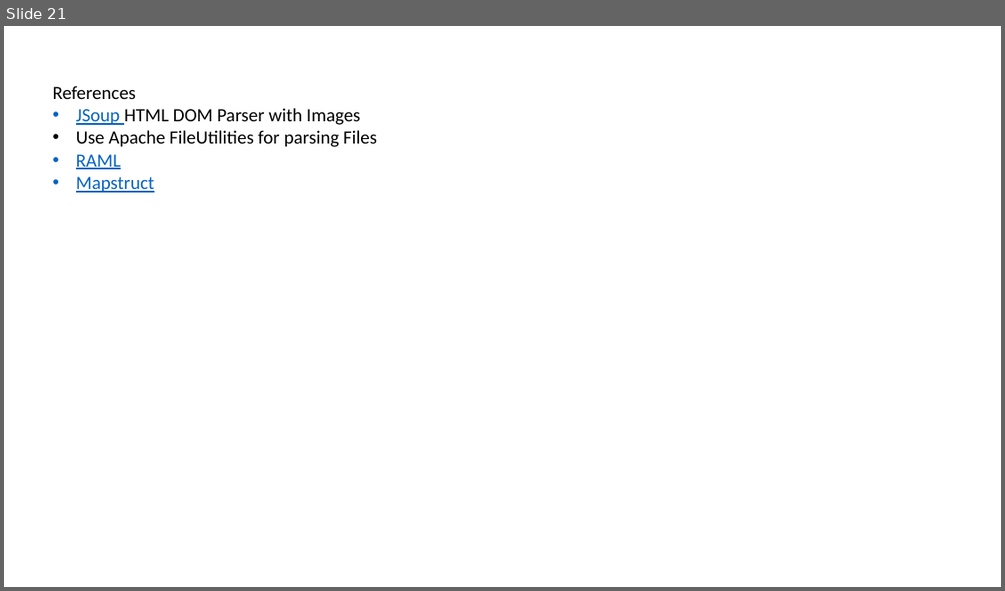
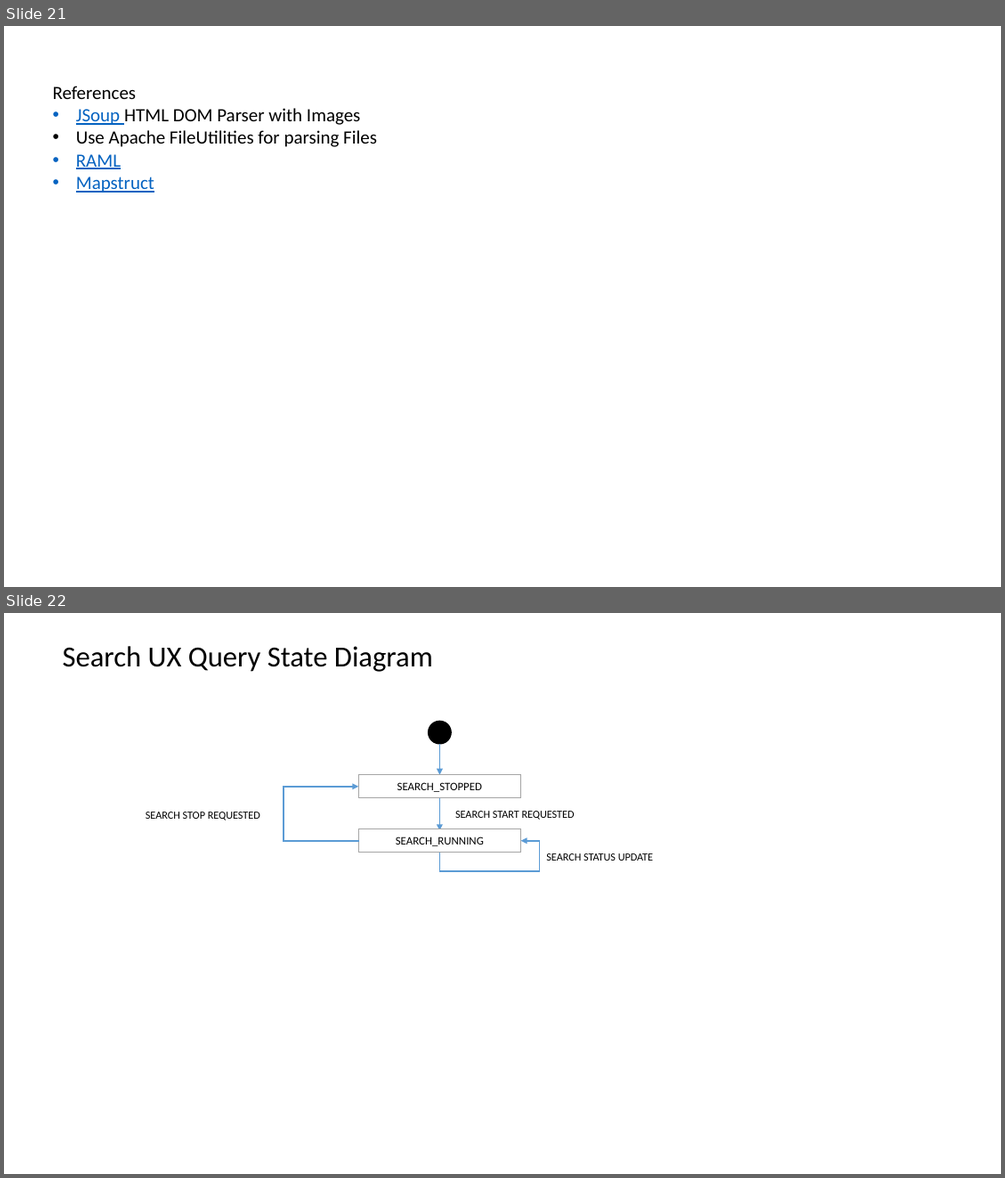
Before and after one commit to datim/squid, a slide deck: docs/design.pptx. Shown one above the other, each under a label of ours: slide 21 before the commit, slides 21 and 22 after it. The pictures are 1005x591 and 1005x1178 pixels, drawn with LibreOffice and Linux fonts; fonts in the diff are those of the drawing. Boxes give left, top, right and bottom in pixels: in the first picture for what was removed or moved away, otherwise in the second. Text is boxed around its words. In the diff, an @@ line names an element or a change of style, - is before the commit and + after.

Commit message:
Connect Search Button to Back End (#21)
* Add initial search container component

* Add initial state to reducers, components

* get initial reducer working

* add thunk

* Fix search post method on BE controller

* Trigger search query from start button

* Add start and stop to search button

* clear input when input clicked for the first time

```diff
--- a/docs/design.pptx
+++ b/docs/design.pptx
@@ slide 22 added at (4, 613, 1001, 1174), background #FFFFFF @@
@@ text added at (63, 646, 433, 672), 28 pt, text #000000 @@
+Search UX Query State Diagram
@@ ellipse added at (428, 721, 451, 744), fill #000000, outline #000000 1 pt @@
@@ arrow added from (440, 744) to (440, 774), #5B9BD5 1.5 pt @@
@@ elbow arrow added from (360, 841) to (358, 787), #5B9BD5 1.5 pt @@
@@ rectangle added at (358, 774, 521, 798), fill #FFFFFF, outline #A5A5A5 1 pt, 11 pt, text #000000 @@
+SEARCH_STOPPED
@@ arrow added from (440, 798) to (440, 831), #5B9BD5 1.5 pt @@
@@ text added at (146, 811, 260, 820), 10.5 pt, text #000000 @@
+SEARCH STOP REQUESTED
@@ text added at (455, 811, 574, 819), 10.5 pt, text #000000 @@
+SEARCH START REQUESTED
@@ rectangle added at (358, 829, 521, 852), fill #FFFFFF, outline #A5A5A5 1 pt, 11 pt, text #000000 @@
+SEARCH_RUNNING
@@ elbow arrow added from (440, 852) to (521, 841), #5B9BD5 1.5 pt @@
@@ text added at (546, 853, 653, 860), 10.5 pt, text #000000 @@
+SEARCH STATUS UPDATE
```
Also in this commit, not shown: 1 slide changed, 1 slide removed, 18 other files.
